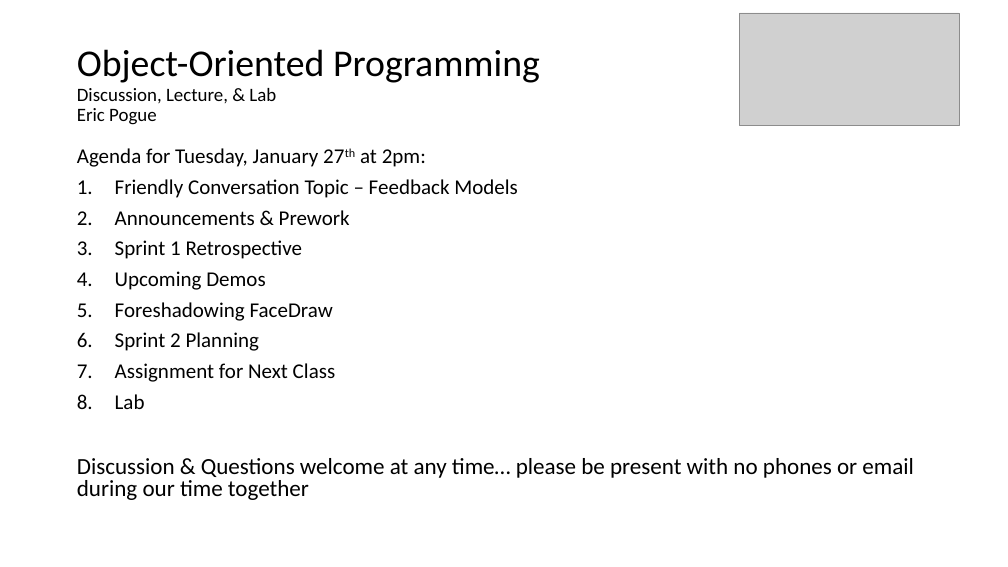
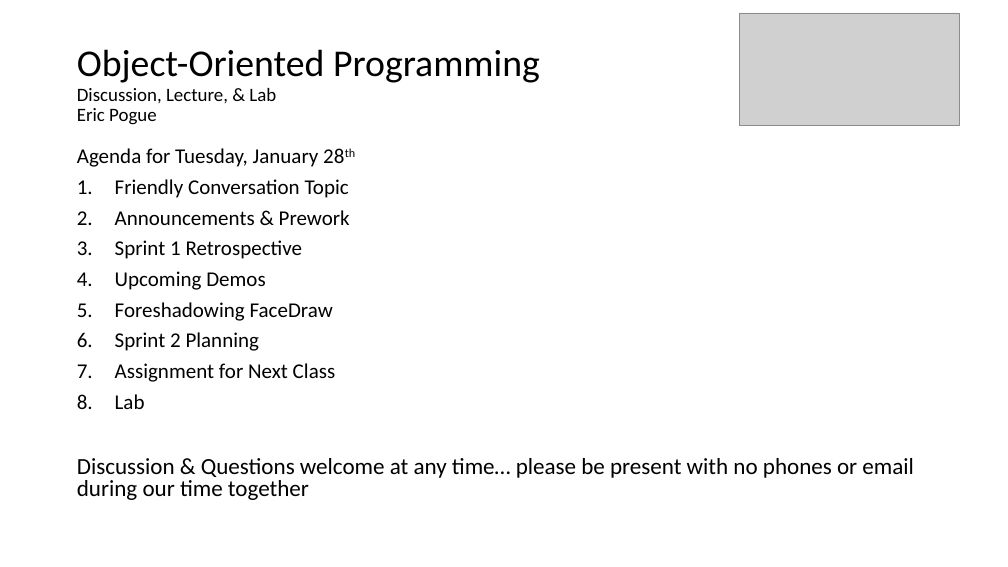
Before and after one commit to EricJPogue/CPSC-24500, a slide deck: slide 1 of lecture-slides/2020-01-28-oop.pptx. Drawn at 1008x567 pixels with LibreOffice and Linux fonts; fonts in the diff are those of the drawing; grey boxes stand for pictures. Boxes give left, top, right and bottom in pixels: in the first picture for what was removed or moved away, otherwise in the second. Text is boxed around its words. In the diff, an @@ line names an element or a change of style, - is before the commit and + after.

```diff
--- a/lecture-slides/2020-01-28-oop.pptx
+++ b/lecture-slides/2020-01-28-oop.pptx
@@ text at (x1=77, y1=148, x2=349, y2=198): text changed @@
-Agenda for Tuesday, January 27th at 2pm:
-1. Friendly Conversation Topic – Feedback Models
+Agenda for Tuesday, January 28th
+1. Friendly Conversation Topic
```
Also in this commit, not shown: 3 other slides changed, 4 slides added, 1 other file.
